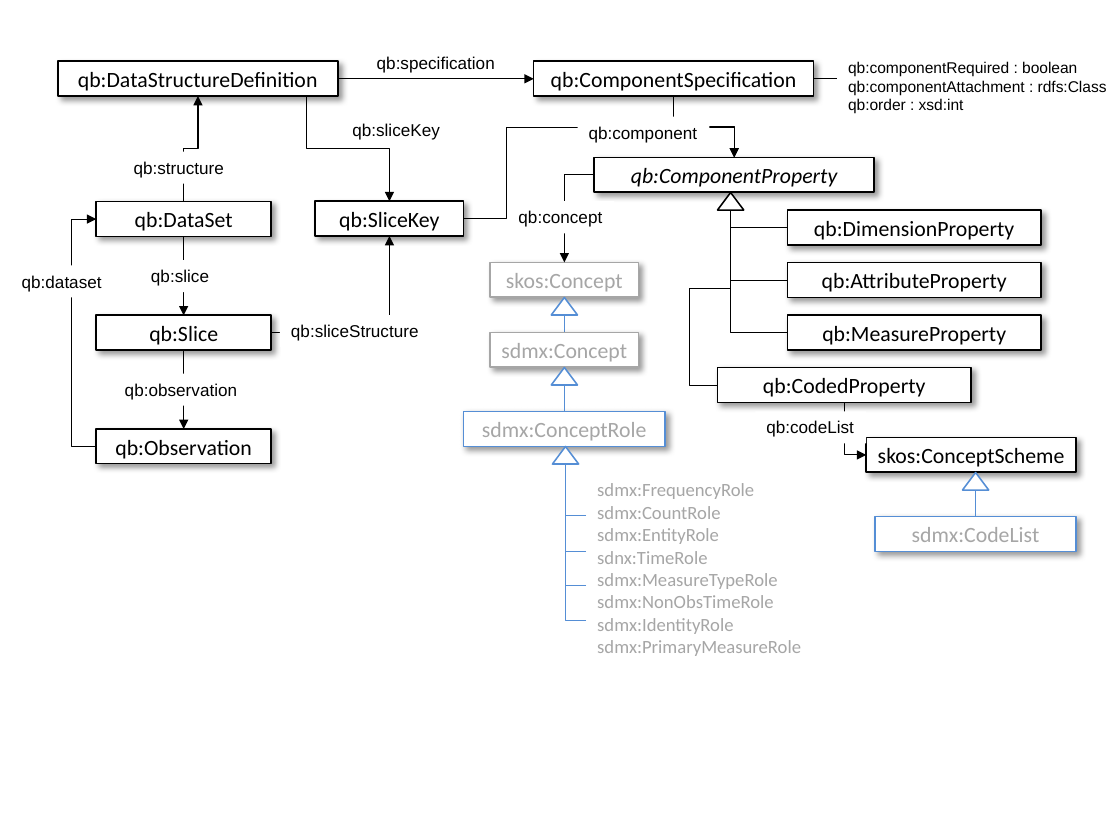
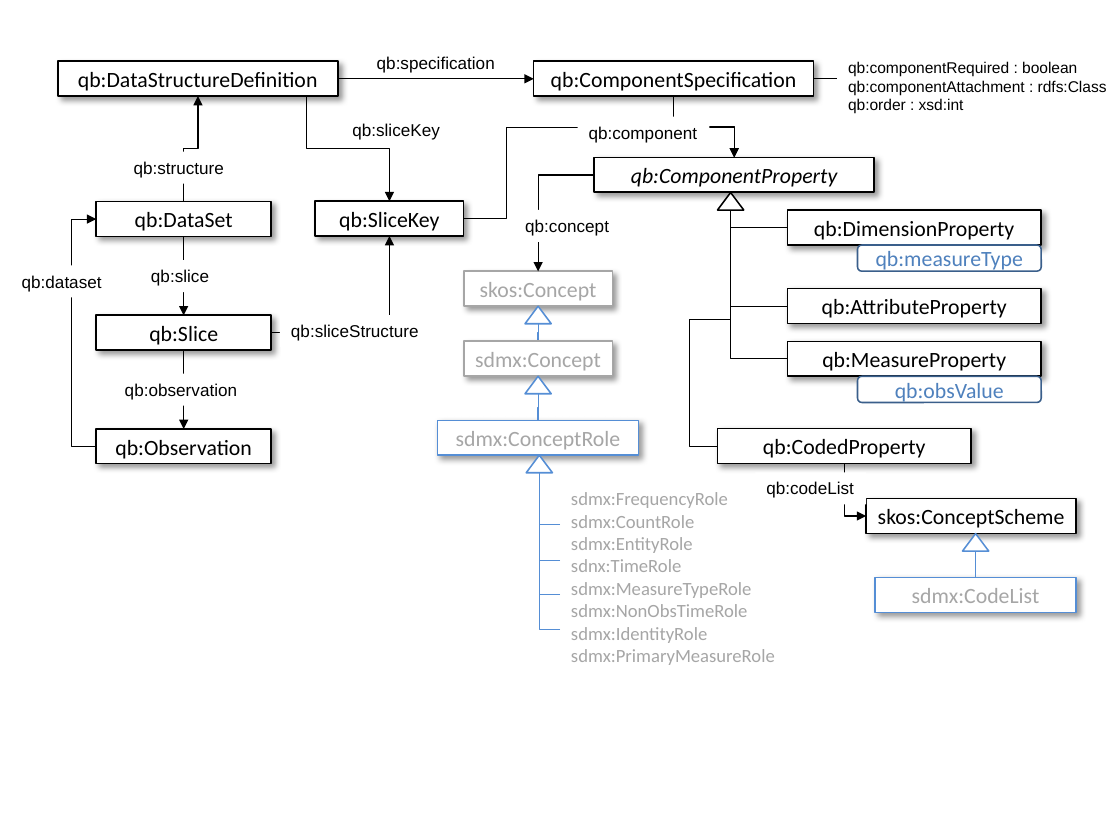
Before and after one commit to UKGovLD/publishing-statistical-data, a slide deck: slide 1 of specs/src/main/html/qb-fig1.pptx. Drawn at 1120x840 pixels with LibreOffice and Linux fonts; fonts in the diff are those of the drawing. Boxes give left, top, right and bottom in pixels: in the first picture for what was removed or moved away, otherwise in the second. Text is boxed around its words. In the diff, an @@ line names an element or a change of style, - is before the commit and + after.

Commit message:
Added default obsValue and measureType support

```diff
--- a/specs/src/main/html/qb-fig1.pptx
+++ b/specs/src/main/html/qb-fig1.pptx
@@ elbow arrow moved from (595, 175) - (564, 262) to (595, 175) - (538, 271) @@
@@ text "qb:concept": place and size @@
-text "qb:concept" at bbox=[518, 210, 602, 227]
+text "qb:concept" at bbox=[525, 219, 609, 236]
@@ elbow line moved from (718, 385) - (730, 209) to (718, 446) - (730, 209) @@
@@ elbow line moved from (787, 333) - (730, 209) to (787, 306) - (730, 209) @@
@@ elbow line moved from (787, 280) - (730, 209) to (787, 358) - (730, 209) @@
@@ rounded rectangle added at bbox=[858, 245, 1042, 271], fill #FFFFFF, outline #3A5F8C 1 pt, 14 pt, text #4F81BD @@
+qb:measureType
@@ rectangle "qb:AttributeProperty": place and size @@
-rectangle "qb:AttributeProperty" at bbox=[787, 263, 1042, 298]
+rectangle "qb:AttributeProperty" at bbox=[787, 289, 1042, 324]
@@ rectangle "qb:MeasureProperty": place and size @@
-rectangle "qb:MeasureProperty" at bbox=[787, 315, 1042, 349]
+rectangle "qb:MeasureProperty" at bbox=[787, 342, 1042, 376]
@@ rounded rectangle added at bbox=[858, 376, 1042, 402], fill #FFFFFF, outline #3A5F8C 1 pt, 14 pt, text #4F81BD @@
+qb:obsValue
@@ 6 elbow lines, 3 rectangles, 3 triangles, 1 text: place and size @@
-6 elbow lines, 3 rectangles, 3 triangles, 1 text at bbox=[464, 262, 801, 656]
+6 elbow lines, 3 rectangles, 3 triangles, 1 text at bbox=[438, 271, 775, 665]
@@ 4 rectangles, 1 triangle, 1 elbow arrow, 1 elbow line: place and size @@
-4 rectangles, 1 triangle, 1 elbow arrow, 1 elbow line at bbox=[718, 367, 1076, 551]
+4 rectangles, 1 triangle, 1 elbow arrow, 1 elbow line at bbox=[718, 429, 1076, 613]
```
Also in this commit, not shown: 4 other files.
